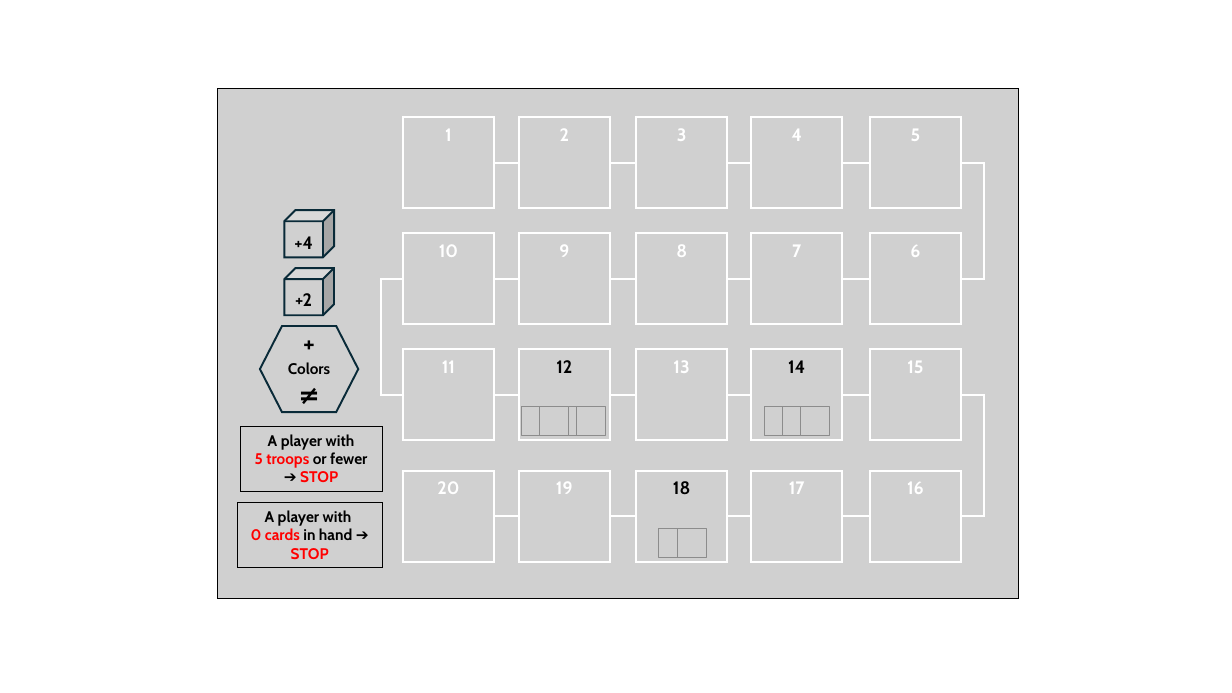
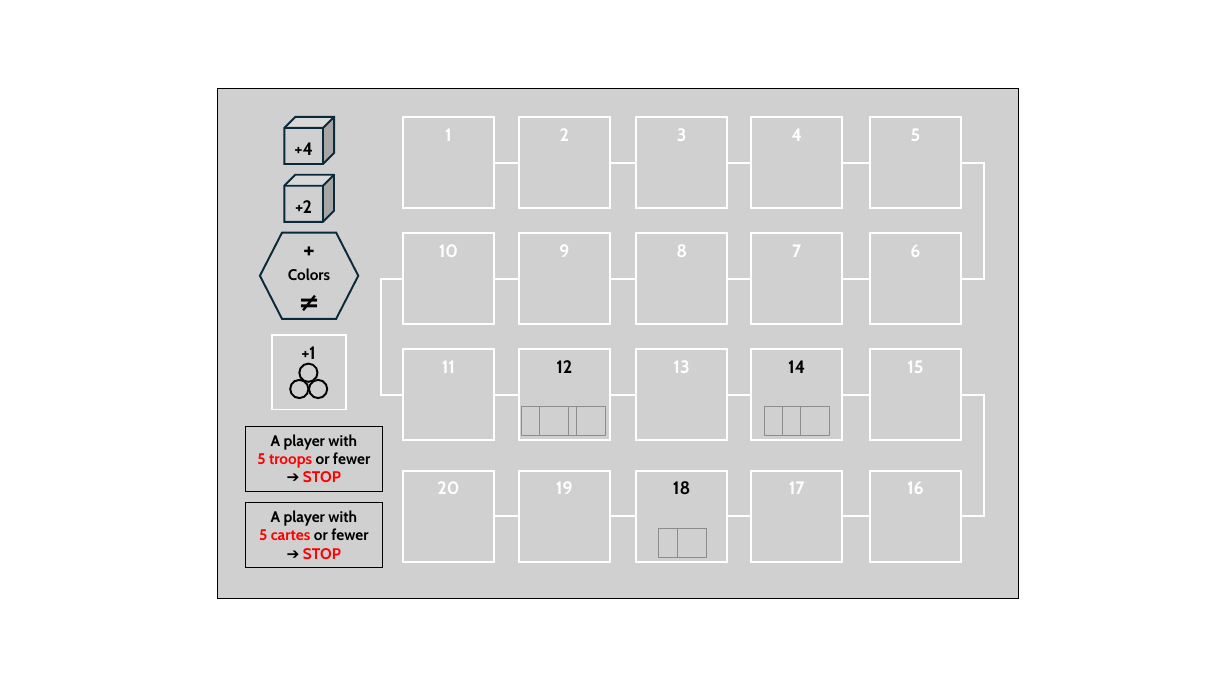
Before and after one commit to LucasBorboleta/Terre-de-Barons, a slide deck: slide 1 of pictures/Score-Track-en/Design-Score-Track.pptx. Drawn at 1232x693 pixels with LibreOffice and Linux fonts; fonts in the diff are those of the drawing; grey boxes stand for pictures. Boxes give left, top, right and bottom in pixels: in the first picture for what was removed or moved away, otherwise in the second. Text is boxed around its words. In the diff, an @@ line names an element or a change of style, - is before the commit and + after.

```diff
--- a/pictures/Score-Track-en/Design-Score-Track.pptx
+++ b/pictures/Score-Track-en/Design-Score-Track.pptx
@@ 3 pictures: place and size @@
-3 pictures at (260,211,358,412)
+3 pictures at (260,117,358,319)
@@ group added at (272,335,346,409): 3 ellipses, 1 picture @@
++1
@@ picture "A player with 5 troops ...": place and size @@
-picture "A player with 5 troops ..." at (240,426,383,492)
+picture "A player with 5 troops ..." at (246,426,383,492)
@@ picture "A player with 5 cartes ...": place and size @@
-picture "A player with 5 cartes ..." at (238,502,383,567)
+picture "A player with 5 cartes ..." at (246,502,383,567)
@@ text in picture at (259,510,368,559): text changed @@
-A player with
-0 cards in hand ➔ STOP
+A player with
+5 cartes or fewer ➔ STOP
```
Also in this commit, not shown: 11 other files.
